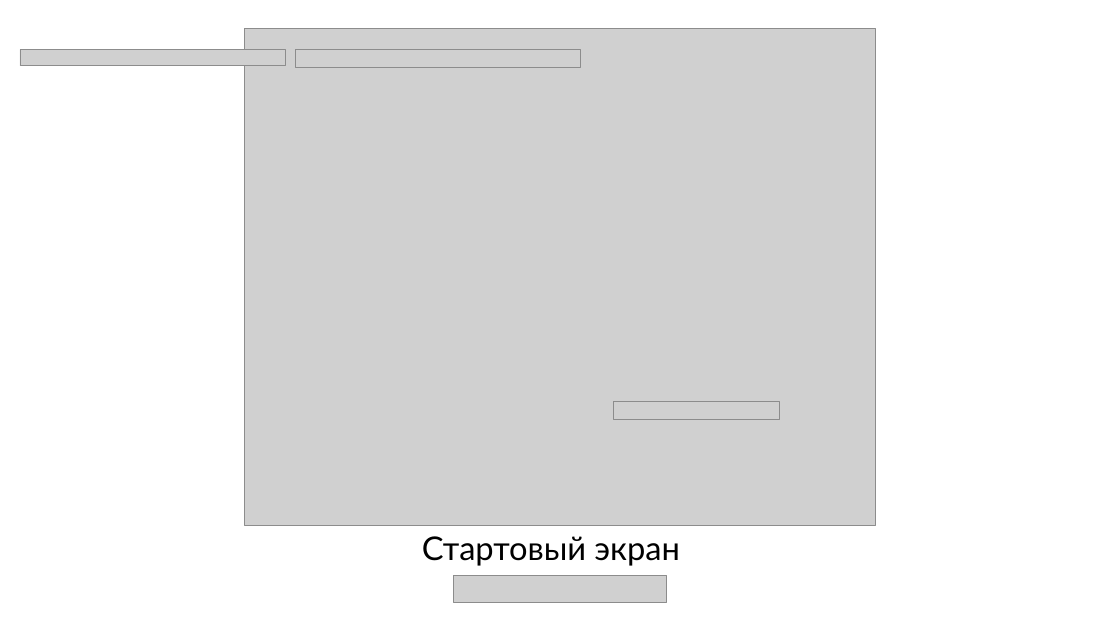
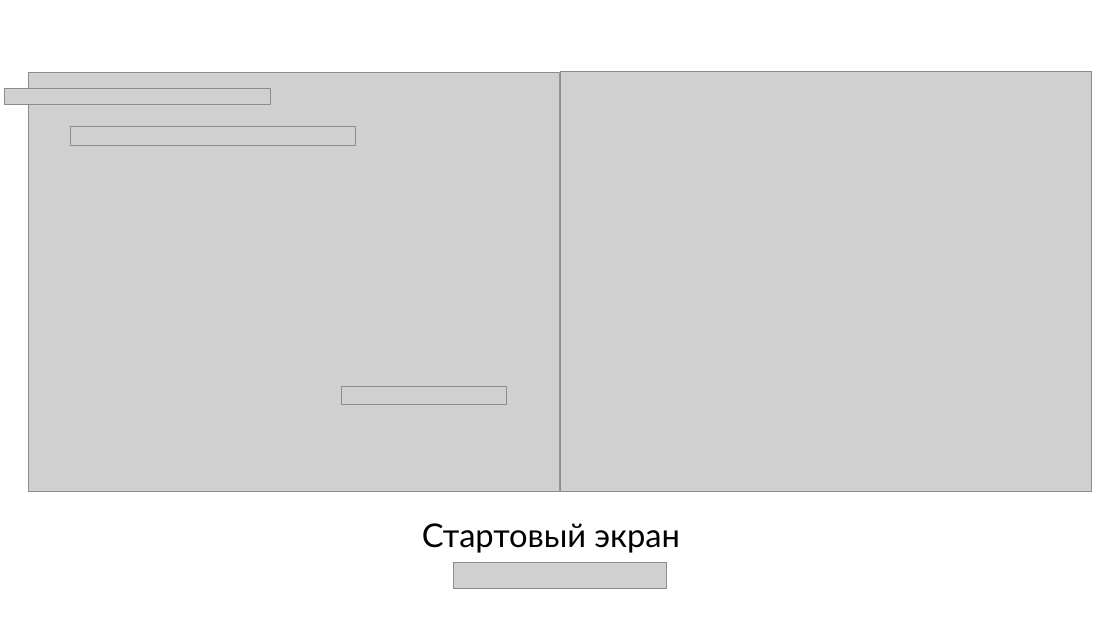
Before and after one commit to kounce/-, a slide deck: slide 3 of doc/Path to glory.pptx. Drawn at 1120x630 pixels with LibreOffice and Linux fonts; fonts in the diff are those of the drawing; grey boxes stand for pictures. Boxes give left, top, right and bottom in pixels: in the first picture for what was removed or moved away, otherwise in the second. Text is boxed around its words. In the diff, an @@ line names an element or a change of style, - is before the commit and + after.

```diff
--- a/doc/Path to glory.pptx
+++ b/doc/Path to glory.pptx
@@ picture: place and size @@
-picture at (20, 50, 287, 66)
+picture at (4, 88, 271, 104)
@@ picture: place and size @@
-picture at (245, 28, 875, 525)
+picture at (29, 73, 560, 492)
@@ picture added at (560, 71, 1092, 492) @@
@@ picture: place and size @@
-picture at (296, 50, 581, 68)
+picture at (70, 127, 355, 145)
@@ picture: place and size @@
-picture at (614, 402, 780, 419)
+picture at (341, 386, 507, 404)
@@ text "Стартовый экран": place and size @@
-text "Стартовый экран" at (422, 536, 680, 566)
+text "Стартовый экран" at (422, 523, 680, 553)
@@ picture: place and size @@
-picture at (453, 576, 667, 602)
+picture at (453, 562, 667, 589)
```
